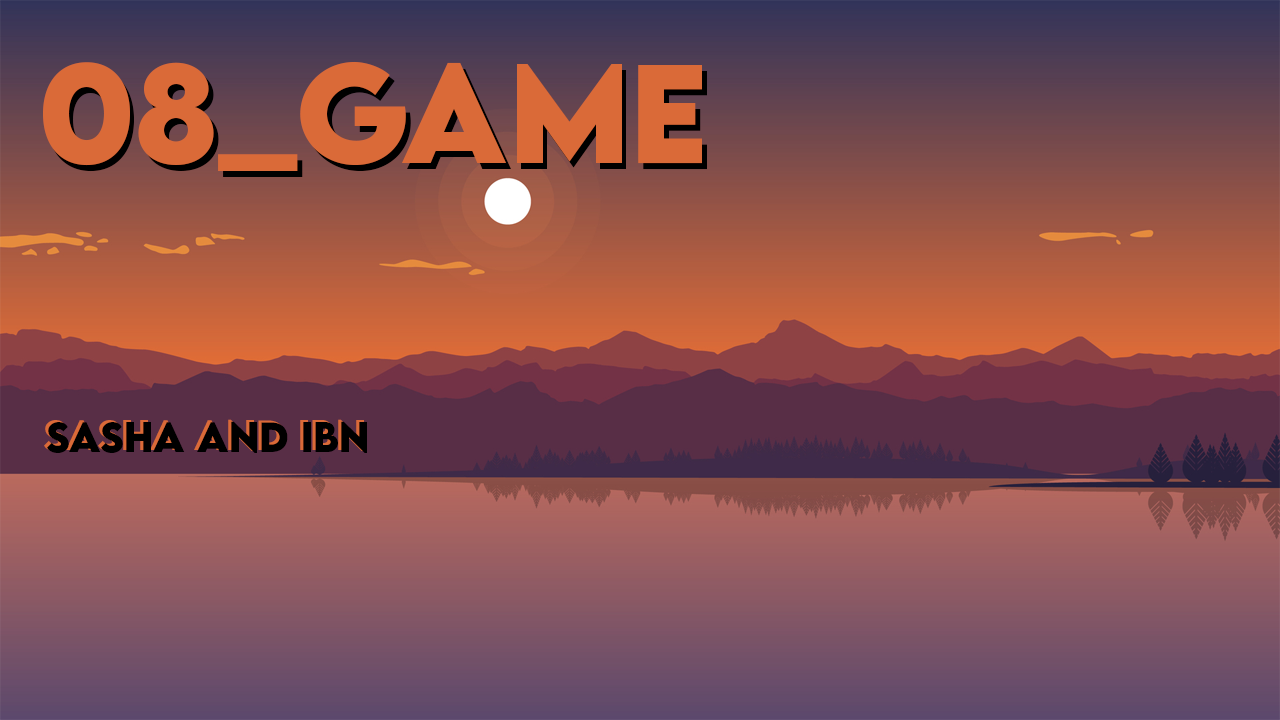
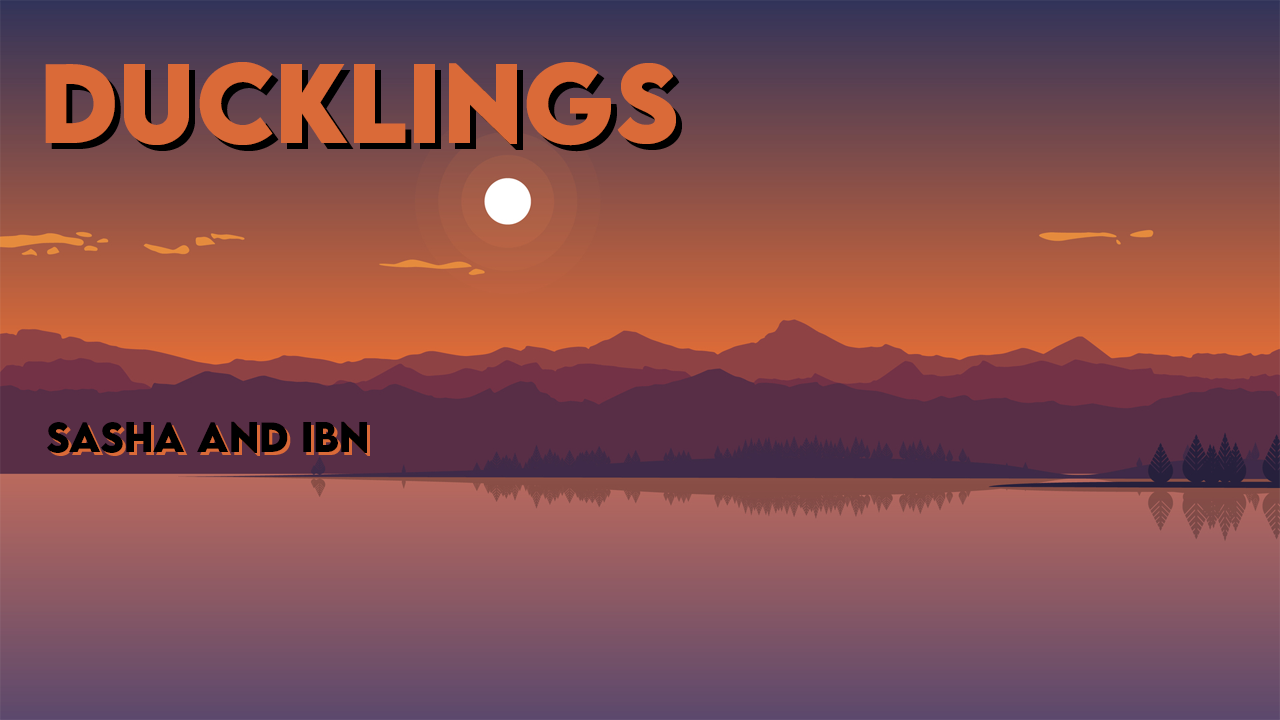
Layered file, before and after one edit (1280 × 720). Changes by layer:
removed layer "Sasha and ibn" (2nd of 2) over [44, 419, 364, 451]
renamed "08_Game" to "ducklings", painted on it over [43, 61, 702, 171]
removed layer "08_Game" (2nd of 2) over [47, 67, 707, 177]
